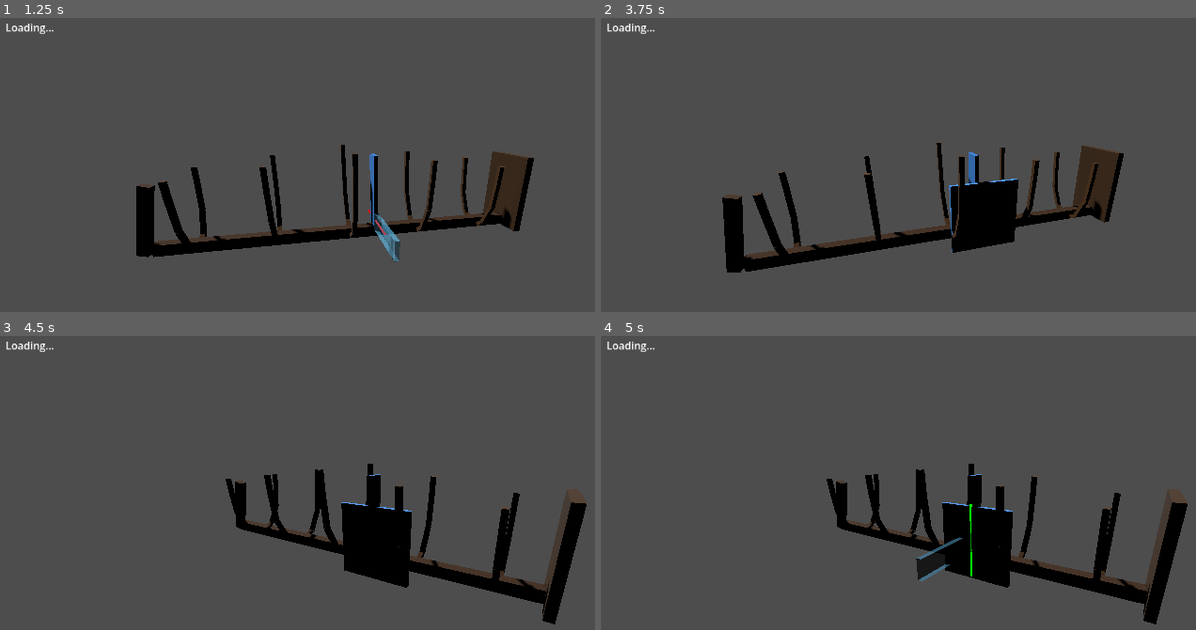
Above: before the commit, frames 1-4 (two rows, left to right).
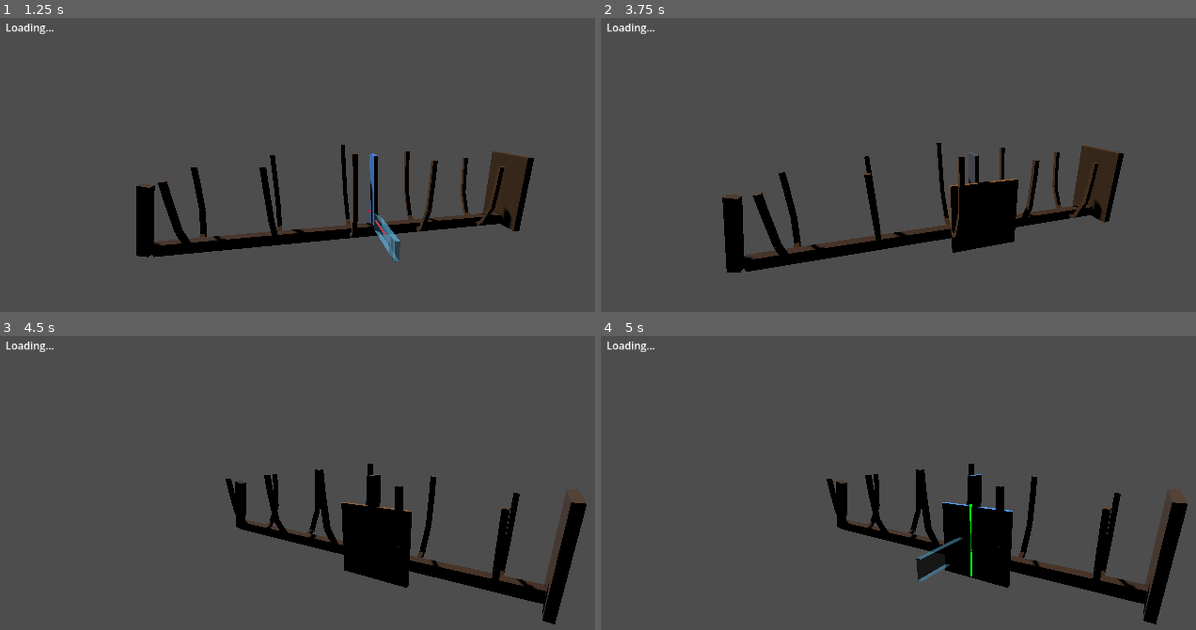
Above: after the commit, the same moments.

Repository: memlocator/flags_ahead
Game: Godot game, scene res://scenes/main.tscn
Same seed, same stepped clock (60 frames per second), same inputs: the game is played once before the commit and once after it.
Inputs (mouse positions are in pixels of both pictures, inside the frame that each line leads up to):
- Up to frame 1 (1.25 s): tap Enter (ui_accept) at 0.5, 0.77 s; move the mouse to (416, 223) at 0.52 s; hold W from 0.53 s (still down); tap Tab at 0.6 s; click (416, 223) at 0.67 s; tap 1 at 0.8 s
- Up to frame 2 (3.75 s): keep holding W; tap Enter (ui_accept) at 1.25, 1.52, 2, 2.75, 3.02, 3.5 s; move the mouse to (940, 226) at 1.27 s; tap 1 at 1.35, 3.05, 3.6 s; tap T at 1.55, 2.1 s; move the mouse to (993, 217) at 2.02 s; tap Tab at 2.3, 2.85 s; move the mouse to (963, 229) at 2.77 s; click (963, 229) at 2.92 s; move the mouse to (1029, 229) at 3.52 s
- Up to frame 3 (4.5 s): keep holding W; tap Enter (ui_accept) at 3.77, 4.25 s; tap T at 3.8 s; move the mouse to (315, 535) at 4.27 s; tap R at 4.35 s
- Up to frame 4 (5 s): keep holding W; tap Enter (ui_accept) at 4.52 s; tap Tab at 4.55 s

Frame 1 is identical in both runs. In frame 2, 0.2% of the frame differs, in the area x 58-70%, y 45-80%; in frame 3, less than 0.1%; in frame 4, nothing differs.
Error in both runs: Invalid access to property or key 'build_mode_active' on a base object of type 'Node3D (BuildSystem)'. (res://scripts/main.gd:35)

Commit message:
Replace StabilitySystem with structural graph for support simulation
Adds StructuralGraph: an explicit adjacency graph where nodes are pieces
and edges connect AABB-touching neighbors. Dijkstra propagation from
grounded seeds (physics overlap against terrain layer) computes per-piece
support values with horizontal/vertical decay per material tier.

Wood spans 2-3 pieces horizontally, stone 1-2 (penalized for tension),
iron 4. Support colors auto-apply when a piece type is selected and
restore to defaults when deselected.

Removes StabilitySystem entirely.

Diff:
--- a/scripts/build_system.gd
+++ b/scripts/build_system.gd
@@ -18,7 +18,8 @@
 var rot_axis_index: int = 0
 
 var placed_pieces: Array[ShipPiece] = []
-var stability := StabilitySystem.new()
+var graph := StructuralGraph.new()
+var _support_view: bool = false
 
 # Symmetry — reflects placements across a plane defined by origin + normal
 var symmetry_enabled: bool = false
@@ -50,7 +51,6 @@
 func _ready() -> void:
 	_setup_mirror_ghost()
 	await get_tree().process_frame
-	_refresh_keel_refs()
 	_rebuild_ghost()
 	_setup_axis_indicator()
 
@@ -61,15 +61,6 @@
 	_ghost_pivot_mirror.add_child(_ghost_mesh_node_mirror)
 	_ghost_pivot_mirror.visible = false
 	add_child(_ghost_pivot_mirror)
-
-
-func _refresh_keel_refs() -> void:
-	stability.keel_parts.clear()
-	var keel_group := ship_root.get_node_or_null("KeelGroup") as Node3D
-	if keel_group:
-		for child: Node in keel_group.get_children():
-			stability.keel_parts.append(child)
-
 
 
 func _setup_axis_indicator() -> void:
@@ -96,11 +87,18 @@
 
 
 func select_piece(type: StringName) -> void:
+	var was_placing := selected_piece != &""
 	selected_piece = type
 	if type == &"":
+		if was_placing:
+			_support_view = false
+			graph.apply_default_colors(placed_pieces)
 		return
 	_piece_index = PIECE_CYCLE.find(type)
 	_rebuild_ghost()
+	if not _support_view:
+		_support_view = true
+		graph.apply_support_colors(placed_pieces)
 
 
 func _physics_process(delta: float) -> void:
@@ -248,12 +246,16 @@
 
 
 func _place_piece() -> void:
+	var space := get_world_3d().direct_space_state
 	var piece := _spawn_piece(selected_piece, _ghost_world_center, ghost_mesh_node.basis)
+	graph.add_piece(piece, space)
 
 	if symmetry_enabled:
-		_spawn_piece(selected_piece, _ghost_mirror_center, _ghost_mirror_basis)
-
-	stability.compute(placed_pieces)
+		var mirror := _spawn_piece(selected_piece, _ghost_mirror_center, _ghost_mirror_basis)
+		graph.add_piece(mirror, space)
+
+	if _support_view:
+		graph.apply_support_colors(placed_pieces)
 	emit_signal("piece_placed", piece)
 
 
@@ -286,9 +288,11 @@
 
 	if node is ShipPiece:
 		placed_pieces.erase(node)
+		graph.remove_piece(node as ShipPiece)
 		emit_signal("piece_removed", node as ShipPiece)
 		node.queue_free()
-		stability.compute(placed_pieces)
+		if _support_view:
+			graph.apply_support_colors(placed_pieces)
 
 
 func _collect_edges() -> Array:
--- a/scripts/piece_defs.gd
+++ b/scripts/piece_defs.gd
@@ -6,8 +6,6 @@
 		"size": Vector3(2.0, 0.5, 0.12),
 		"face_axis": 0,  # X (2.0) long axis along normal — stands out from surface
 		"weight": 1.0,
-		"max_support": 6,
-		"resets_stability": false,
 		"material_tier": 0,
 		"hp": 100,
 	},
@@ -16,8 +14,6 @@
 		"size": Vector3(2.0, 0.5, 0.12),
 		"face_axis": 0,
 		"weight": 2.5,
-		"max_support": 12,
-		"resets_stability": true,
 		"material_tier": 2,
 		"hp": 200,
 	},
@@ -26,8 +22,6 @@
 		"size": Vector3(2.0, 0.12, 2.0),
 		"face_axis": 1,  # Y is the thin face — lies flat on floor
 		"weight": 1.2,
-		"max_support": 6,
-		"resets_stability": false,
 		"material_tier": 0,
 		"hp": 120,
 	},
@@ -36,8 +30,6 @@
 		"size": Vector3(2.0, 1.5, 0.12),
 		"face_axis": 2,
 		"weight": 0.8,
-		"max_support": 6,
-		"resets_stability": false,
 		"material_tier": 0,
 		"hp": 80,
 	},
@@ -46,8 +38,6 @@
 		"size": Vector3(2.0, 0.75, 0.12),
 		"face_axis": 2,
 		"weight": 0.5,
-		"max_support": 6,
-		"resets_stability": false,
 		"material_tier": 0,
 		"hp": 50,
 	},
@@ -56,8 +46,6 @@
 		"size": Vector3(1.0, 1.0, 0.12),
 		"face_axis": 2,
 		"weight": 0.7,
-		"max_support": 6,
-		"resets_stability": false,
 		"material_tier": 0,
 		"hp": 70,
 	},
@@ -66,8 +54,6 @@
 		"size": Vector3(0.12, 0.12, 1.0),
 		"face_axis": 0,  # X (0.12) face contacts surface — lies along surface, spin orients long Z axis
 		"weight": 0.6,
-		"max_support": 6,
-		"resets_stability": false,
 		"material_tier": 0,
 		"hp": 60,
 	},
@@ -76,8 +62,6 @@
 		"size": Vector3(0.3, 4.0, 0.3),
 		"face_axis": 1,  # Y is the long axis — stands upright from floor
 		"weight": 1.5,
-		"max_support": 8,
-		"resets_stability": false,
 		"material_tier": 1,
 		"hp": 150,
 	},
@@ -86,8 +70,6 @@
 		"size": Vector3(0.6, 0.6, 1.5),
 		"face_axis": 1,  # Y up — sits on deck
 		"weight": 3.0,
-		"max_support": 8,
-		"resets_stability": false,
 		"material_tier": 2,
 		"hp": 300,
 	},
@@ -97,8 +79,6 @@
 		"size": Vector3(3.0, 0.3, 3.0),
 		"face_axis": 1,  # Y flat on ground
 		"weight": 4.0,
-		"max_support": 12,
-		"resets_stability": true,
 		"material_tier": 0,
 		"hp": 400,
 	},
@@ -107,8 +87,6 @@
 		"size": Vector3(0.2, 3.0, 0.2),
 		"face_axis": 1,  # Y long axis stands upright
 		"weight": 0.8,
-		"max_support": 8,
-		"resets_stability": false,
 		"material_tier": 0,
 		"hp": 120,
 	},
@@ -117,8 +95,6 @@
 		"size": Vector3(3.0, 0.1, 3.0),
 		"face_axis": 1,  # Y thin face lies flat
 		"weight": 1.5,
-		"max_support": 8,
-		"resets_stability": false,
 		"material_tier": 0,
 		"hp": 150,
 	},
@@ -127,8 +103,6 @@
 		"size": Vector3(3.0, 0.12, 1.5),
 		"face_axis": 1,  # place flat, then spin to angle
 		"weight": 1.2,
-		"max_support": 6,
-		"resets_stability": false,
 		"material_tier": 0,
 		"hp": 100,
 	},
@@ -137,8 +111,6 @@
 		"size": Vector3(1.0, 2.2, 0.12),
 		"face_axis": 2,  # Z thin face against wall surface
 		"weight": 0.6,
-		"max_support": 6,
-		"resets_stability": false,
 		"material_tier": 0,
 		"hp": 80,
 	},
@@ -147,8 +119,6 @@
 		"size": Vector3(1.0, 0.3, 1.0),
 		"face_axis": 1,  # stacked flat
 		"weight": 1.0,
-		"max_support": 6,
-		"resets_stability": false,
 		"material_tier": 0,
 		"hp": 80,
 	},
--- a/scripts/ship_piece.gd
+++ b/scripts/ship_piece.gd
@@ -5,8 +5,7 @@
 var piece_type: StringName = &""
 var hp: float = 100.0
 var support: float = 0.0
-var max_support: int = 6
-var resets_stability: bool = false
+var is_grounded: bool = false
 var piece_id: int = 0
 
 static var _next_id: int = 0
@@ -21,8 +20,6 @@
 	piece_type = type
 	var def: Dictionary = PieceDefs.DEFS[type]
 	hp = float(def.hp)
-	max_support = int(def.max_support)
-	resets_stability = bool(def.resets_stability)
 	var cs := CollisionShape3D.new()
 	var shape := BoxShape3D.new()
 	shape.size = def.size
--- a/scripts/stability_system.gd
+++ /dev/null
@@ -1,85 +0,0 @@
-class_name StabilitySystem
-
-
-# [threshold, color] — checked from highest to lowest
-const SUPPORT_COLORS: Array = [
-	[0.8, Color(0.29, 0.62, 1.00)],   # Blue   — foundation
-	[0.6, Color(0.24, 0.86, 0.52)],   # Green  — stable
-	[0.4, Color(1.00, 0.84, 0.31)],   # Yellow — moderate
-	[0.2, Color(1.00, 0.60, 0.00)],   # Orange — weak
-	[0.0, Color(1.00, 0.32, 0.32)],   # Red    — critical
-]
-
-# Populated by BuildSystem after skeleton is built
-var keel_parts: Array = []
-
-
-func compute(placed_pieces: Array) -> void:
-	for piece: ShipPiece in placed_pieces:
-		piece.support = 0.0
-
-	var queue: Array[ShipPiece] = []
-
-	# Phase 1: seed grounded pieces at full support
-	for piece: ShipPiece in placed_pieces:
-		if _is_grounded(piece):
-			piece.support = 1.0
-			queue.append(piece)
-
-	# Phase 2: Dijkstra-style propagation — re-queue whenever a better path is found
-	while queue.size() > 0:
-		var current: ShipPiece = queue.pop_front()
-		for other: ShipPiece in placed_pieces:
-			if current.global_position.distance_to(other.global_position) < 2.0:
-				var decay := 1.0 / float(other.max_support)
-				var new_sup := current.support - decay
-				if new_sup > other.support:
-					other.support = maxf(0.0, new_sup)
-					queue.append(other)
-
-	_update_colors(placed_pieces)
-
-
-func get_unsupported(placed_pieces: Array) -> Array:
-	var result: Array = []
-	for piece: ShipPiece in placed_pieces:
-		if piece.support <= 0.05 and not piece.resets_stability:
-			result.append(piece)
-	return result
-
-
-func _is_grounded(piece: ShipPiece) -> bool:
-	if piece.resets_stability:
-		return true
-	for keel_part: Node3D in keel_parts:
-		if piece.global_position.distance_to(keel_part.global_position) < 2.2:
-			return true
-	return false
-
-
-func _update_colors(placed_pieces: Array) -> void:
-	for piece: ShipPiece in placed_pieces:
-		var color: Color = SUPPORT_COLORS[-1][1]
-		for entry: Array in SUPPORT_COLORS:
-			if piece.support >= float(entry[0]):
-				color = entry[1]
-				break
-		_tint_piece(piece, color)
-
-
-func _tint_piece(piece: ShipPiece, color: Color) -> void:
-	for child: Node in piece.get_children():
-		if child is Node3D:
-			for sub: Node in child.get_children():
-				if sub is MeshInstance3D:
-					var mat := sub.material_override as StandardMaterial3D
-					if mat:
-						mat = mat.duplicate() as StandardMaterial3D
-						mat.albedo_color = color
-						sub.material_override = mat
-			if child is MeshInstance3D:
-				var mat := child.material_override as StandardMaterial3D
-				if mat:
-					mat = mat.duplicate() as StandardMaterial3D
-					mat.albedo_color = color
-					child.material_override = mat
--- /dev/null
+++ b/scripts/structural_graph.gd
@@ -0,0 +1,155 @@
+class_name StructuralGraph
+
+
+# Decay cost per metre travelled, indexed by material_tier (0=wood, 1=stone, 2=iron)
+# Tuned for ~2m pieces: wood=2-3 hops, stone=1-2 hops, iron=4 hops horizontal
+const TIER_H_DECAY: Array[float] = [0.20, 0.34, 0.125]  # horizontal
+const TIER_V_DECAY: Array[float] = [0.05, 0.03, 0.010]  # vertical (towers stay up)
+
+# Support thresholds → display colour (checked highest-first)
+const SUPPORT_COLORS: Array = [
+	[0.8, Color(0.29, 0.62, 1.00)],  # blue   — well supported
+	[0.6, Color(0.24, 0.86, 0.52)],  # green  — stable
+	[0.4, Color(1.00, 0.84, 0.31)],  # yellow — moderate
+	[0.2, Color(1.00, 0.60, 0.00)],  # orange — weak
+	[0.0, Color(1.00, 0.32, 0.32)],  # red    — critical
+]
+
+# Default colours per material tier
+const TIER_DEFAULT_COLORS: Array[Color] = [
+	Color(0.55, 0.35, 0.15),  # wood
+	Color(0.45, 0.40, 0.30),  # mid / hardwood
+	Color(0.40, 0.40, 0.45),  # iron
+]
+
+const ADJACENCY_MARGIN := 0.12
+
+var _nodes: Dictionary = {}  # piece_id -> ShipPiece
+var _edges: Dictionary = {}  # piece_id -> Array[int]
+
+
+func add_piece(piece: ShipPiece, space_state: PhysicsDirectSpaceState3D) -> void:
+	piece.is_grounded = _check_grounded(piece, space_state)
+	_nodes[piece.piece_id] = piece
+	_edges[piece.piece_id] = []
+	for id: int in _nodes:
+		if id == piece.piece_id:
+			continue
+		var other: ShipPiece = _nodes[id]
+		if _are_adjacent(piece, other):
+			_edges[piece.piece_id].append(id)
+			_edges[id].append(piece.piece_id)
+	recompute()
+
+
+func remove_piece(piece: ShipPiece) -> void:
+	var id: int = piece.piece_id
+	for neighbor_id: int in _edges.get(id, []):
+		var arr: Array = _edges.get(neighbor_id, [])
+		arr.erase(id)
+	_edges.erase(id)
+	_nodes.erase(id)
+	recompute()
+
+
+func recompute() -> void:
+	for piece: ShipPiece in _nodes.values():
+		piece.support = 0.0
+
+	var queue: Array[ShipPiece] = []
+	for piece: ShipPiece in _nodes.values():
+		if piece.is_grounded:
+			piece.support = 1.0
+			queue.append(piece)
+
+	# Dijkstra: always process the highest-support piece next
+	while queue.size() > 0:
+		var best_i := 0
+		for i in range(1, queue.size()):
+			if queue[i].support > queue[best_i].support:
+				best_i = i
+		var current: ShipPiece = queue[best_i]
+		queue.remove_at(best_i)
+
+		for neighbor_id: int in _edges.get(current.piece_id, []):
+			var neighbor: ShipPiece = _nodes.get(neighbor_id)
+			if not neighbor:
+				continue
+			var new_sup := current.support - _edge_cost(current, neighbor)
+			if new_sup > neighbor.support:
+				neighbor.support = maxf(0.0, new_sup)
+				queue.append(neighbor)
+
+
+func apply_support_colors(pieces: Array) -> void:
+	for piece: ShipPiece in pieces:
+		_tint_piece(piece, _support_color(piece.support))
+
+
+func apply_default_colors(pieces: Array) -> void:
+	for piece: ShipPiece in pieces:
+		var tier: int = PieceDefs.DEFS[piece.piece_type].get("material_tier", 0)
+		_tint_piece(piece, TIER_DEFAULT_COLORS[tier])
+
+
+# --- Internals ---
+
+func _edge_cost(from: ShipPiece, to: ShipPiece) -> float:
+	var disp := to.global_position - from.global_position
+	var h_dist := Vector2(disp.x, disp.z).length()
+	var v_dist := absf(disp.y)
+	var tier: int = PieceDefs.DEFS[to.piece_type].get("material_tier", 0)
+	return h_dist * TIER_H_DECAY[tier] + v_dist * TIER_V_DECAY[tier]
+
+
+func _check_grounded(piece: ShipPiece, space_state: PhysicsDirectSpaceState3D) -> bool:
+	var sz: Vector3 = PieceDefs.DEFS[piece.piece_type].size
+	var shape := BoxShape3D.new()
+	shape.size = sz
+	var params := PhysicsShapeQueryParameters3D.new()
+	params.shape = shape
+	params.transform = piece.global_transform
+	params.collision_mask = 1  # terrain + keel layer
+	params.margin = 0.1
+	params.exclude = [piece.get_rid()]
+	return space_state.intersect_shape(params, 1).size() > 0
+
+
+func _are_adjacent(a: ShipPiece, b: ShipPiece) -> bool:
+	var a_sz: Vector3 = PieceDefs.DEFS[a.piece_type].size
+	var b_sz: Vector3 = PieceDefs.DEFS[b.piece_type].size
+	for axis in 3:
+		var a_half := (absf(a.global_basis.x[axis]) * a_sz.x
+				+ absf(a.global_basis.y[axis]) * a_sz.y
+				+ absf(a.global_basis.z[axis]) * a_sz.z) * 0.5
+		var b_half := (absf(b.global_basis.x[axis]) * b_sz.x
+				+ absf(b.global_basis.y[axis]) * b_sz.y
+				+ absf(b.global_basis.z[axis]) * b_sz.z) * 0.5
+		if absf(a.global_position[axis] - b.global_position[axis]) > a_half + b_half + ADJACENCY_MARGIN:
+			return false
+	return true
+
+
+func _support_color(support: float) -> Color:
+	for entry: Array in SUPPORT_COLORS:
+		if support >= float(entry[0]):
+			return entry[1]
+	return SUPPORT_COLORS[-1][1]
+
+
+func _tint_piece(piece: ShipPiece, color: Color) -> void:
+	for child: Node in piece.get_children():
+		if child is MeshInstance3D:
+			var mat := (child as MeshInstance3D).material_override as StandardMaterial3D
+			if mat:
+				mat = mat.duplicate() as StandardMaterial3D
+				mat.albedo_color = color
+				(child as MeshInstance3D).material_override = mat
+		elif child is Node3D:
+			for sub: Node in child.get_children():
+				if sub is MeshInstance3D:
+					var mat := (sub as MeshInstance3D).material_override as StandardMaterial3D
+					if mat:
+						mat = mat.duplicate() as StandardMaterial3D
+						mat.albedo_color = color
+						(sub as MeshInstance3D).material_override = mat
Not shown, removed: scripts/stability_system.gd.uid
Not shown, added: scripts/structural_graph.gd.uid
